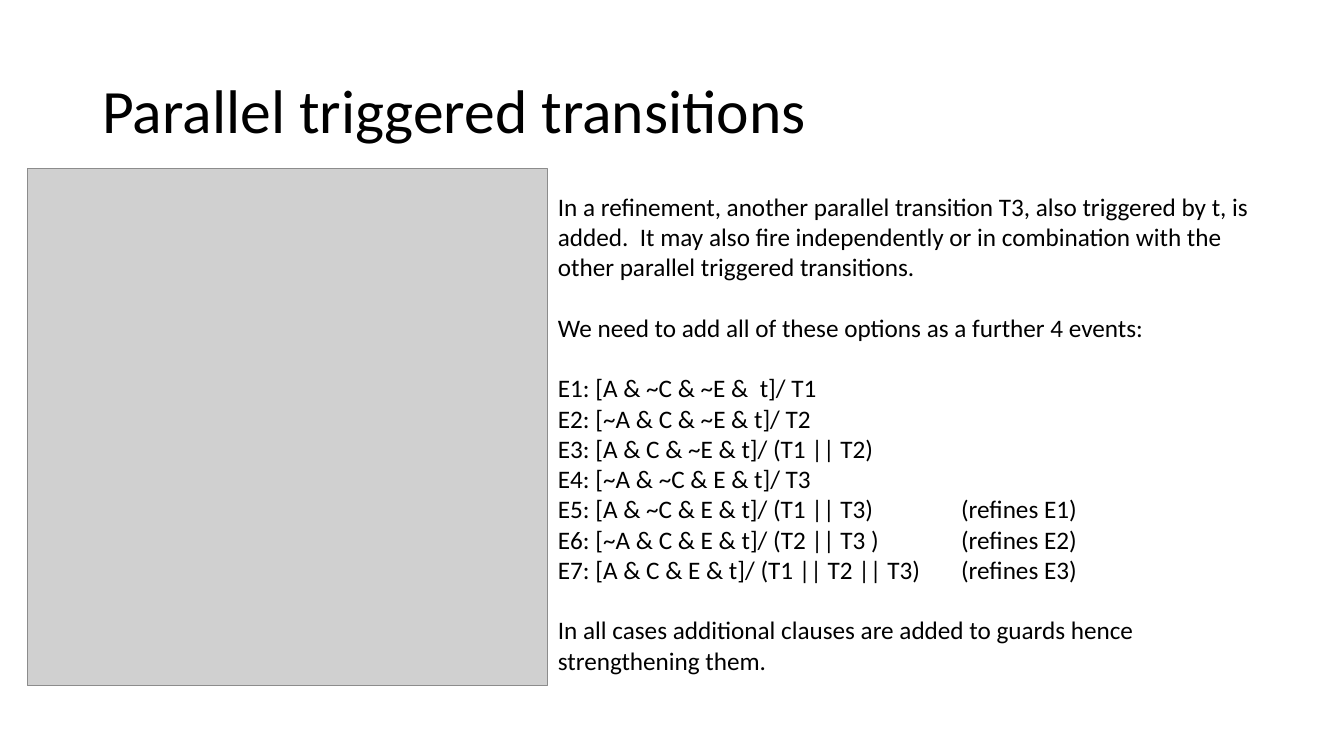
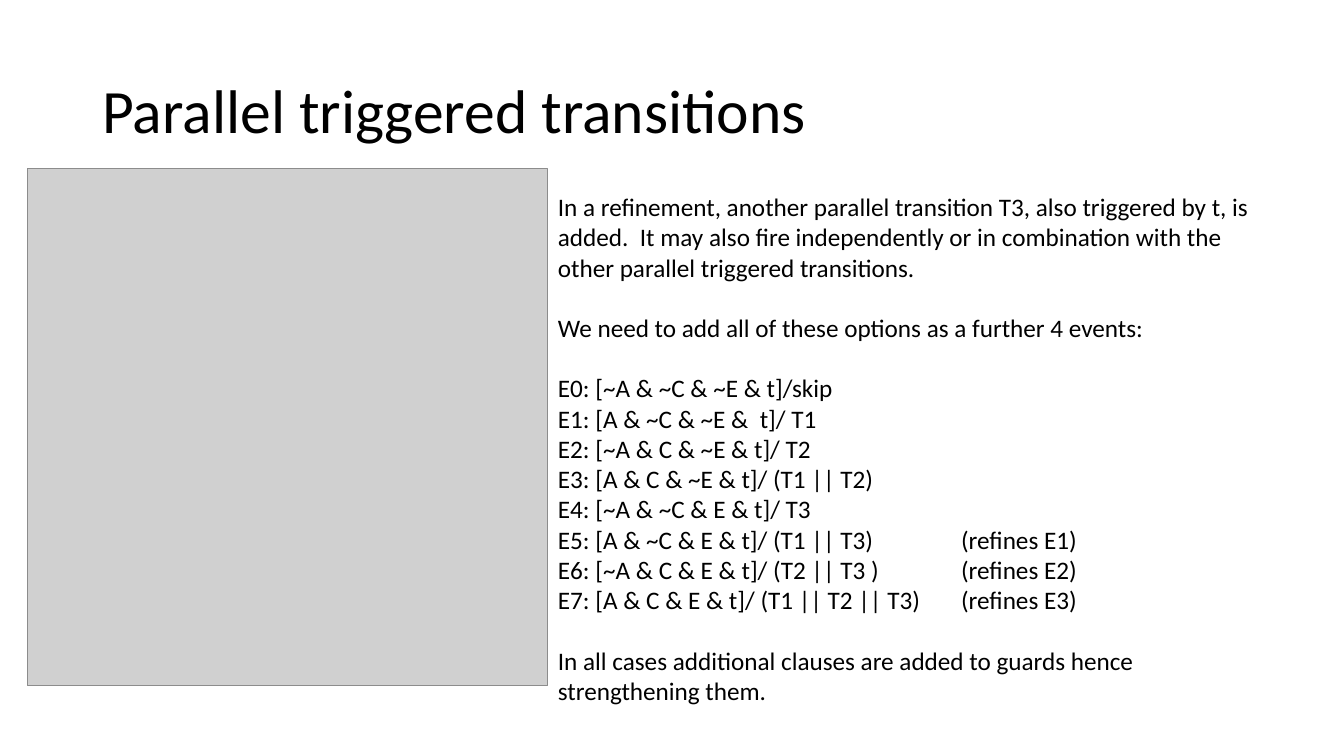
Before and after one commit to kmorris3/rodin_scxml_plugin, a slide deck: slide 3 of manuscripts/IFM2017/SCXML_Scenarios.pptx. Drawn at 1344x756 pixels with LibreOffice and Linux fonts; fonts in the diff are those of the drawing; grey boxes stand for pictures. Boxes give left, top, right and bottom in pixels: in the first picture for what was removed or moved away, otherwise in the second. Text is boxed around its words. In the diff, an @@ line names an element or a change of style, - is before the commit and + after.

```diff
--- a/manuscripts/IFM2017/SCXML_Scenarios.pptx
+++ b/manuscripts/IFM2017/SCXML_Scenarios.pptx
@@ text at bbox=[558, 378, 833, 401]: paragraph added @@
+E0: [~A & ~C & ~E & t]/skip
```
Also in this commit, not shown: 2 other slides changed, 1 slide added, 1 other file.
